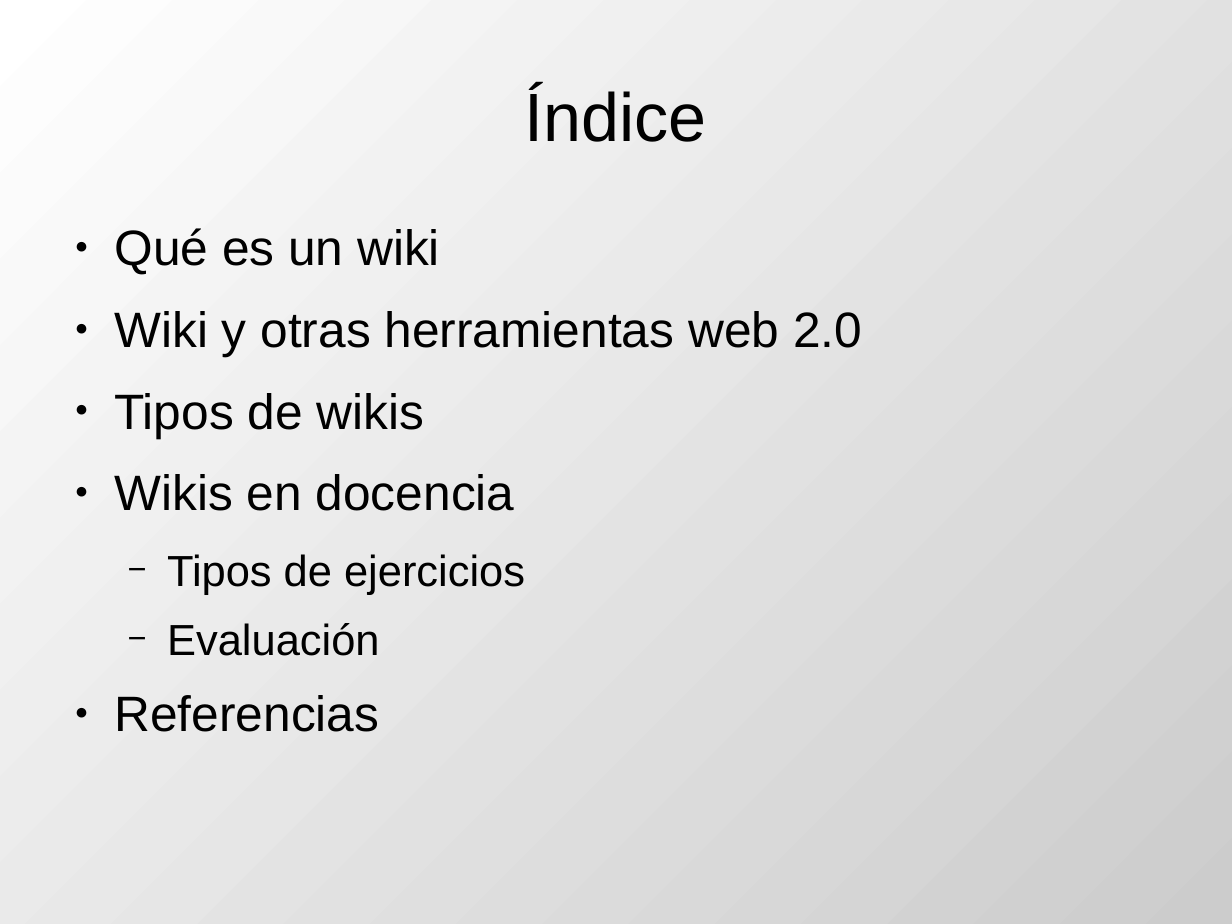
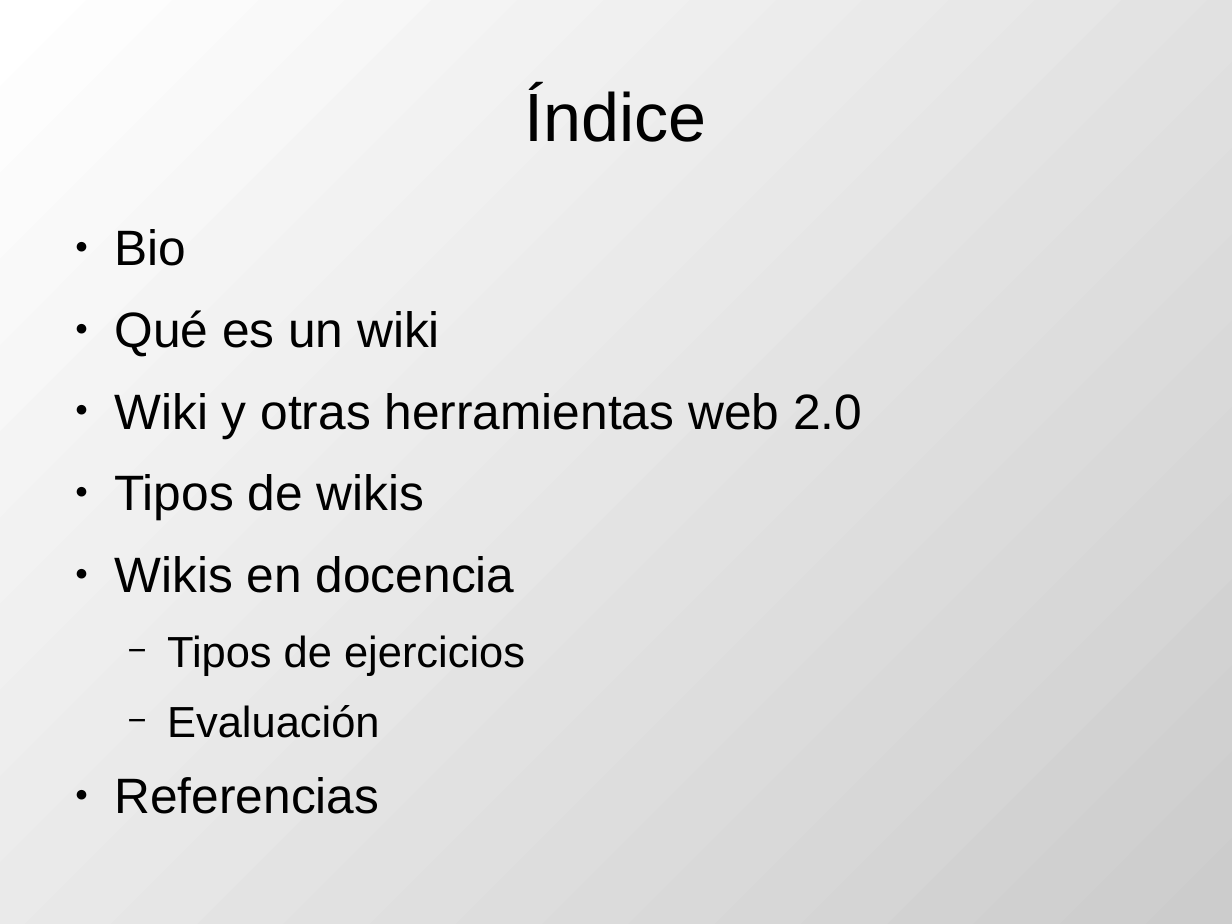
Before and after one commit to DrPantera/wikis4education, a slide deck: slide 2 of UCM-2015/trabajosYevalWiki.odp. Drawn at 1232x924 pixels with LibreOffice and Linux fonts; fonts in the diff are those of the drawing. Boxes give left, top, right and bottom in pixels: in the first picture for what was removed or moved away, otherwise in the second. Text is boxed around its words. In the diff, an @@ line names an element or a change of style, - is before the commit and + after.

```diff
--- a/UCM-2015/trabajosYevalWiki.odp
+++ b/UCM-2015/trabajosYevalWiki.odp
@@ text at (114,229,186,266): paragraph added @@
+● Bio
```
Also in this commit, not shown: 1 other slide changed, 1 slide added, 1 other file.
